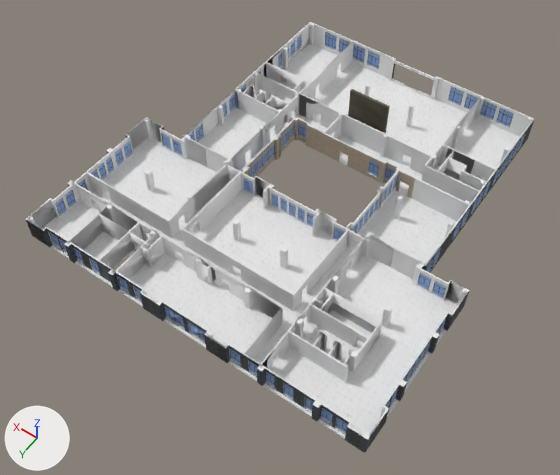
The OBJ model assets/loucengzu/LC-2F.obj as it was, and as the next commit left it.
Camera for both pictures: a camera (50 mm lens) standing at (-51434.0, 93418.0, 94789.0) and looking at (-9211.0, 34306.0, 1899.0). The axes (+X, +Y, +Z) are drawn at lower left. The lights are the same throughout. Where no turn or scale is listed for an object, it has been applied to the vertices.

Names of what the first picture shows: 'LC-2F'.
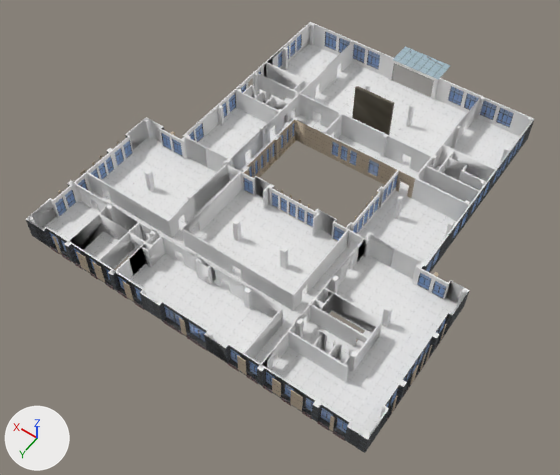
Where the change shows, as pixel boxes (x1, y1, x2, y2) in the pictures (560 x 475 px):
part 1 of me_lc_2f, added
    after: (410, 366, 418, 385)
part 2 of me_lc_2f, added
    after: (52, 236, 61, 254)
part 3 of me_lc_2f, added
    after: (76, 251, 90, 273)
part 4 of me_lc_2f, added
    after: (122, 281, 134, 301)
part 5 of me_lc_2f, added
    after: (179, 318, 187, 336)
part 6 of me_lc_2f, added
    after: (237, 355, 247, 375)
part 7 of me_lc_2f, added
    after: (272, 378, 281, 397)
part 8 of me_lc_2f, added
    after: (290, 390, 303, 411)
part 9 of me_lc_2f, added
    after: (329, 416, 335, 431)
part 10 of me_lc_2f, added
    after: (285, 130, 287, 151)
part 11 of me_lc_2f, deleted
    before: (385, 166, 395, 180)
part 12 of me_lc_2f, deleted
    before: (348, 89, 390, 134)
part 13 of me_lc_2f, built on
    before: (42, 43, 520, 438)
    after: (42, 43, 520, 441)
part 14 of me_lc_2f, built on
    before: (388, 63, 434, 100)
    after: (388, 46, 450, 100)
part 15 of me_lc_2f, recoloured
    both: (48, 35, 525, 434)
part 16 of me_lc_2f, recoloured
    both: (243, 134, 387, 241)

Diff of the bpy script that builds the scene:
```diff
--- a/assets/loucengzu/LC-2F.obj.py
+++ b/assets/loucengzu/LC-2F.obj.py
@@ me_lc_2f @@
-me_lc_2f.from_pydata(...)  # 3555 vertices, 3885 faces; spans x -38032.0..19568.0, y -4882.0..56968.0, z 3736.0..12975.0
+me_lc_2f.from_pydata(...)  # 4441 vertices, 4488 faces; spans x -38044.0..19568.0, y -8690.0..56968.0, z 3736.0..12564.0
+# me_lc_2f part 1: a new loose piece, a box spanning x -38032.0..-37944.0, y 44882.0..45948.0, z 4641.0..8392.0, in mat_louceng_wailimian1 (picture img_louceng_wailimian1_jpg)
+# me_lc_2f part 2: a new loose piece, a box spanning x 13506.0..14121.0, y 56876.0..56964.0, z 4641.0..8392.0, in mat_louceng_wailimian1 (picture img_louceng_wailimian1_jpg)
+# me_lc_2f part 3: a new loose piece, a box spanning x 7763.0..9450.0, y 56876.0..56964.0, z 4641.0..8392.0, in mat_louceng_wailimian1 (picture img_louceng_wailimian1_jpg)
+# me_lc_2f part 4: a new loose piece, a box spanning x -507.0..766.0, y 56876.0..56964.0, z 4641.0..8392.0, in mat_louceng_wailimian1 (picture img_louceng_wailimian1_jpg)
+# me_lc_2f part 5: a new loose piece, a box spanning x -10021.0..-9191.0, y 56876.0..56964.0, z 4641.0..8392.0, in mat_louceng_wailimian1 (picture img_louceng_wailimian1_jpg)
+# me_lc_2f part 6: a new loose piece, a box spanning x -20039.0..-18736.0, y 56876.0..56964.0, z 4641.0..8392.0, in mat_louceng_wailimian1 (picture img_louceng_wailimian1_jpg)
+# me_lc_2f part 7: a new loose piece, a box spanning x -25485.0..-24182.0, y 56876.0..56964.0, z 4641.0..8392.0, in mat_louceng_wailimian1 (picture img_louceng_wailimian1_jpg)
+# me_lc_2f part 8: a new loose piece, a box spanning x -28742.0..-27013.0, y 56876.0..56964.0, z 4641.0..8392.0, in mat_louceng_wailimian1 (picture img_louceng_wailimian1_jpg)
+# me_lc_2f part 9: a new loose piece, a box spanning x -33360.0..-32844.0, y 56876.0..56964.0, z 4641.0..8392.0, in mat_louceng_wailimian1 (picture img_louceng_wailimian1_jpg)
+# me_lc_2f part 10: a new loose piece, a box spanning x -526.0..-438.0, y 20330.0..20612.0, z 4023.0..8392.0, in mat_louceng_wailimian1 (picture img_louceng_wailimian1_jpg)
+# me_lc_2f part 11: the loose piece of 8 vertices spanning x -18732.0..-16932.0, y 16958.0..17018.0, z 4689.0..7696.0 is deleted
+# me_lc_2f part 12: the loose piece of 8 vertices spanning x -13066.0..-6225.0, y 10653.0..11139.0, z 4490.0..12975.0 is deleted
+# me_lc_2f part 13: 54 vertices moved from x -29036.0..10008.0, y 10558.0..54446.0, z 3736.0..8398.0 to x -31127.0..11852.0, y 9025.0..56760.0, z 3736.0..8398.0; 66 vertices removed from x -31333.0..10968.0, y 10558.0..56368.0, z 3887.0..8398.0; 588 vertices added at x -38044.0..19555.0, y 9025.0..56967.0, z 3876.0..12564.0
+# me_lc_2f part 14: 4 vertices moved from x -11132.0..-5732.0, y -4482.0..-4282.0, z 4288.0 to x -11132.0..-5732.0, y -4482.0..-4282.0, z 4083.0..4098.0; 4 vertices removed from x -13532.0..-8132.0, y -4482.0..-4282.0, z 4288.0; 144 vertices added at x -14231.0..-5364.0, y -8690.0..-4192.0, z 4080.0..11995.0
+# me_lc_2f part 15: 243 faces spanning x -37832.0..19568.0, y -4882.0..56368.0, z 3887.0..8398.0 switch from mat_louceng_baiqiang (white #ececec) to mat_louceng_wailimian3 (picture img_louceng_wailimian3_jpg)
+# me_lc_2f part 16: 86 faces spanning x -19332.0..74.0, y 17316.0..31768.0, z 4488.0..8398.0 switch from mat_louceng_baiqiang (white #ececec) to mat_louceng_wailimian1 (picture img_louceng_wailimian1_jpg)
 me_lc_2f.materials.append(mat_louceng_wailimian2)
@@ me_lc_2f @@
 me_lc_2f.materials.append(mat_03___default)
+me_lc_2f.materials.append(mat_kongtiao)  # picture img_kongtiaio_jpg
+me_lc_2f.materials.append(mat_wuwaiqiang)  # picture img_louceng2_jpg
+me_lc_2f.materials.append(mat_boliding)  # picture img_boli_jpg
+me_lc_2f.materials.append(mat_dizhuan2)  # picture img_dizhuan_dinglou_jpg
+me_lc_2f.materials.append(mat_waiqiang)  # picture img_qiangmian_png
+me_lc_2f.materials.append(mat_damen)  # light grey #cacaca
```
